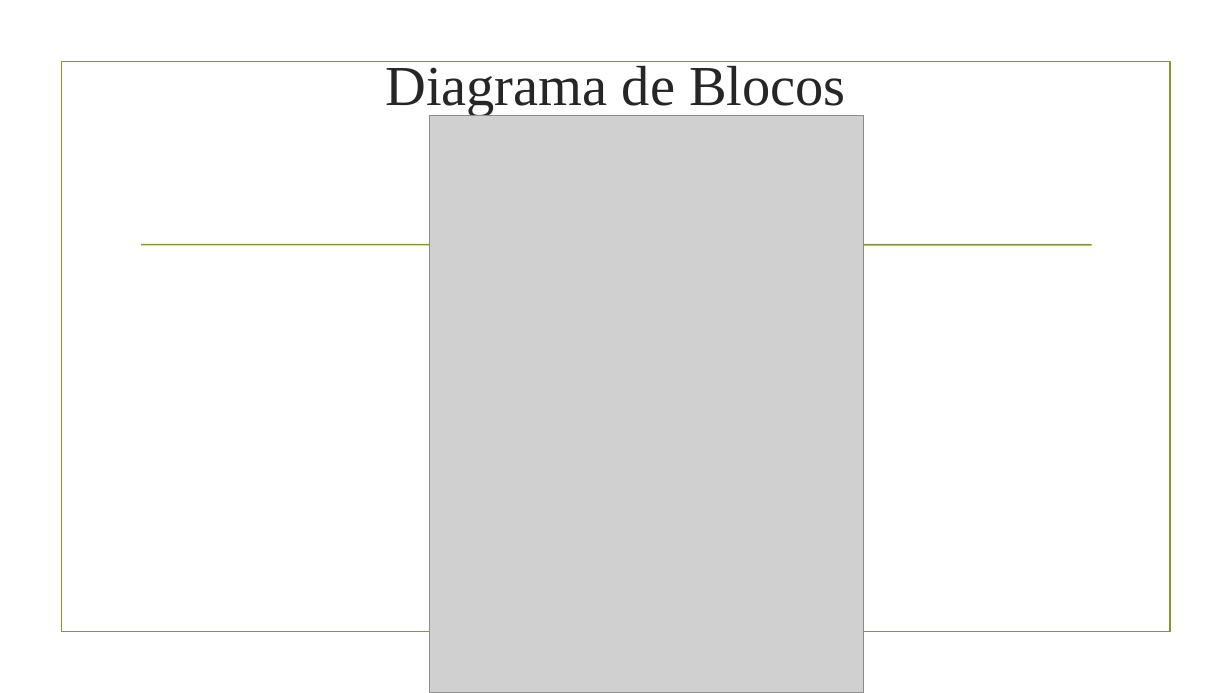
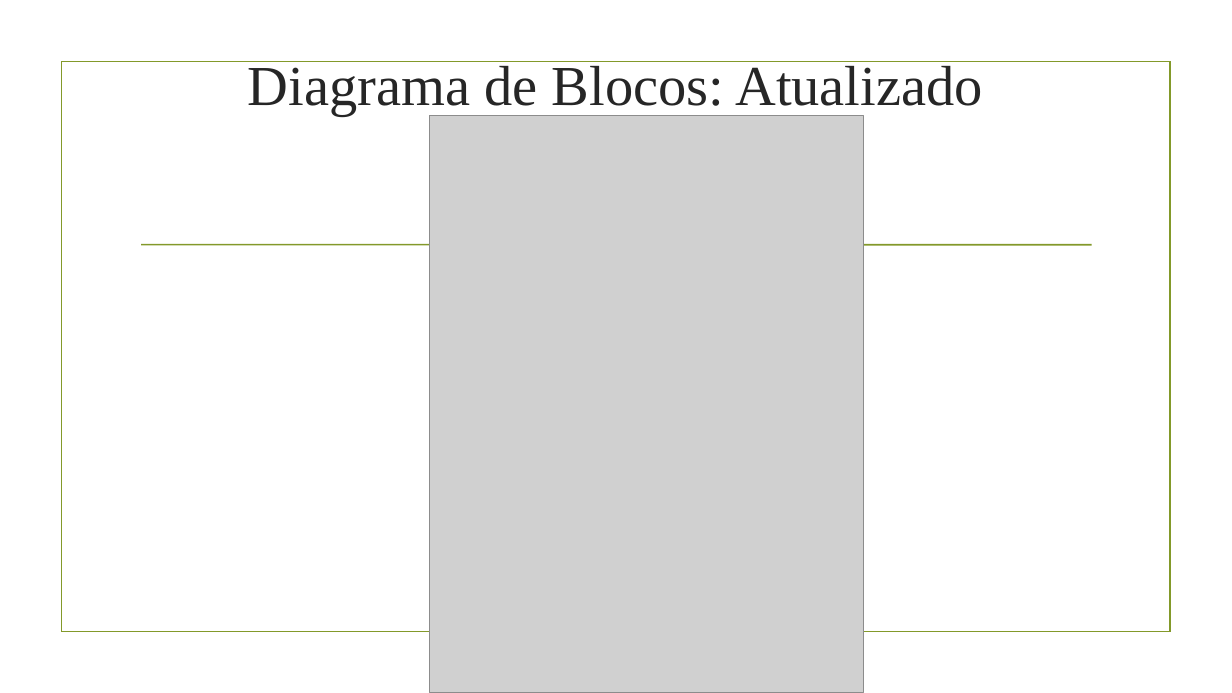
Before and after one commit to EduardoBrito97/SafeNSound, a slide deck: slide 3 of Projeto Teoria/Sprint 2/Sprint 2.odp (slide 5 before the commit). Drawn at 1232x693 pixels with LibreOffice and Linux fonts; fonts in the diff are those of the drawing; grey boxes stand for pictures; background and template pictures are left out. Boxes give left, top, right and bottom in pixels: in the first picture for what was removed or moved away, otherwise in the second. Text is boxed around its words. In the diff, an @@ line names an element or a change of style, - is before the commit and + after.

```diff
--- a/Projeto Teoria/Sprint 2/Sprint 2.odp
+++ b/Projeto Teoria/Sprint 2/Sprint 2.odp
@@ title at (248,61,983,116): text changed @@
-Diagrama de Blocos
+Diagrama de Blocos: Atualizado
```
Also in this commit, not shown: 6 slides added, 8 slides removed, 1 other file.
